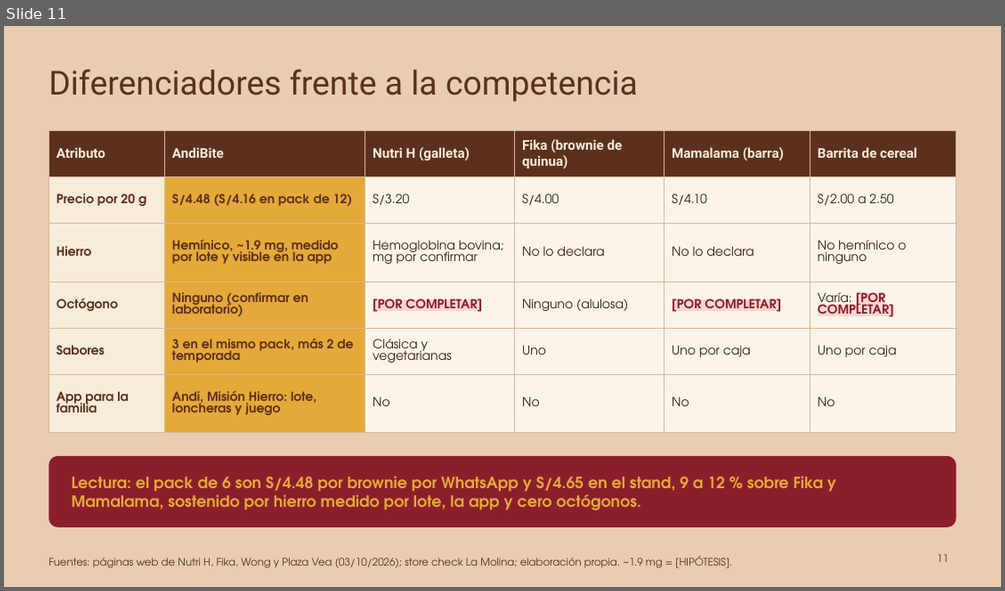
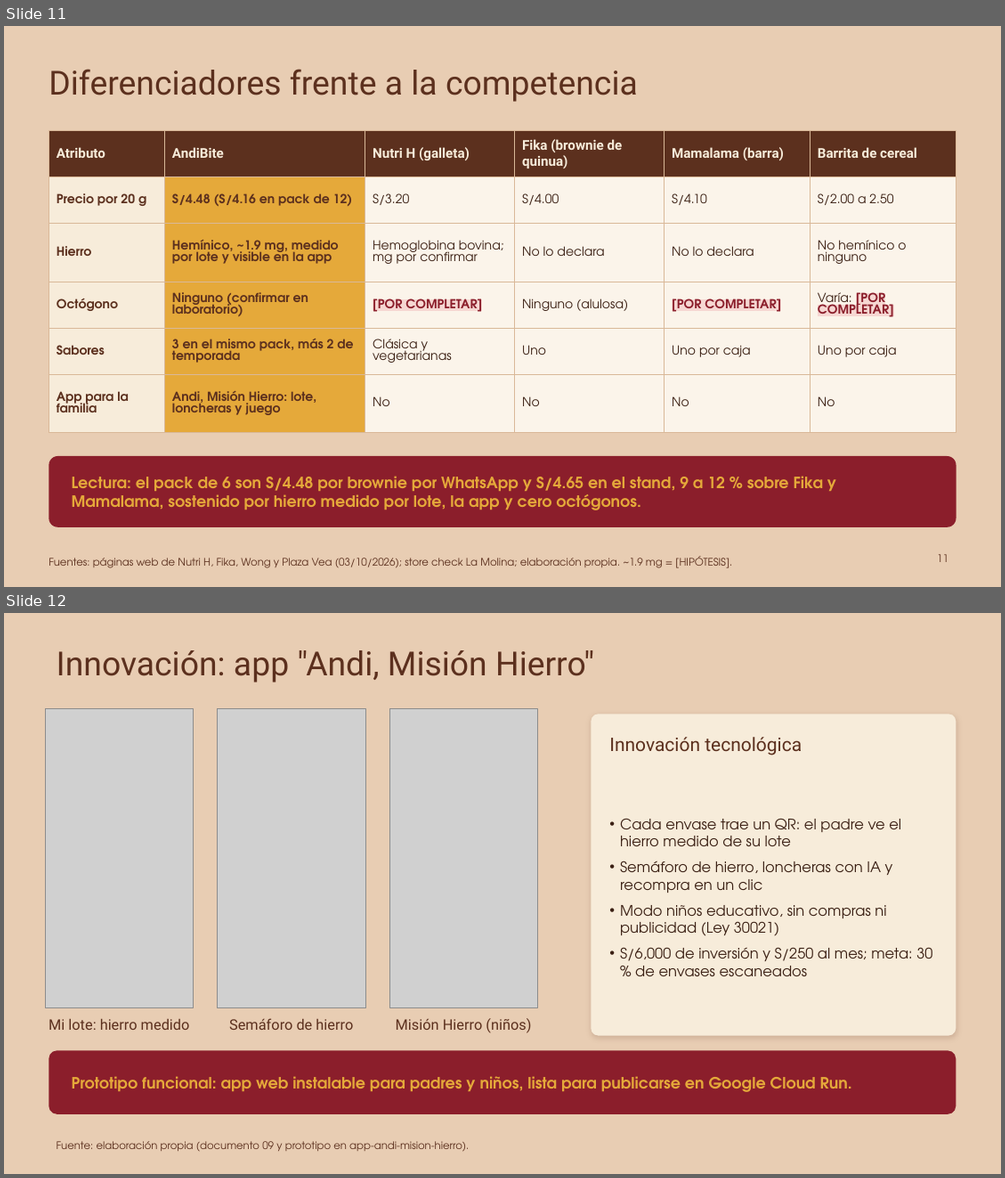
Before and after one commit to Darknow-web/Desarrollo-y-lanzamiento-de-producto-y-marca, a slide deck: 04-reformulacion/T1-presentacion-AndiBite-2-0.pptx. Shown one above the other, each under a label of ours: slide 11 before the commit, slides 11 and 12 after it. The pictures are 1005x591 and 1005x1178 pixels, drawn with LibreOffice and Linux fonts; fonts in the diff are those of the drawing; grey boxes stand for pictures. Boxes give left, top, right and bottom in pixels: in the first picture for what was removed or moved away, otherwise in the second. Text is boxed around its words. In the diff, an @@ line names an element or a change of style, - is before the commit and + after.

```diff
--- a/04-reformulacion/T1-presentacion-AndiBite-2-0.pptx
+++ b/04-reformulacion/T1-presentacion-AndiBite-2-0.pptx
@@ slide 12 added at (4,613,1001,1174), background #E8CDB3 @@
@@ title added at (57,650,594,682), 32 pt, text #5C301E @@
+Innovación: app "Andi, Misión Hierro"
@@ picture added at (45,709,194,1008) @@
@@ picture added at (217,709,365,1008) @@
@@ picture added at (389,709,537,1008) @@
@@ rounded rectangle added at (591,714,956,1036), fill #F7ECDA @@
@@ text added at (609,737,801,755), 18 pt, text #5C301E @@
+Innovación tecnológica
@@ text added at (620,818,932,976), 14 pt, text #3B2014 @@
+• Cada envase trae un QR: el padre ve el hierro medido de su lote
+• Semáforo de hierro, loncheras con IA y recompra en un clic
+• Modo niños educativo, sin compras ni publicidad (Ley 30021)
+• S/6,000 de inversión y S/250 al mes; meta: 30 % de envases escaneados
@@ text added at (48,1019,190,1030), 14 pt, text #5C301E @@
+Mi lote: hierro medido
@@ text added at (229,1018,353,1030), 14 pt, text #5C301E @@
+Semáforo de hierro
@@ text added at (396,1018,531,1033), 14 pt, text #5C301E @@
+Misión Hierro (niños)
@@ rounded rectangle added at (48,1051,956,1114), fill #8B1E2B @@
@@ text added at (72,1076,852,1092), 15 pt, text #E5A93A, bold @@
+Prototipo funcional: app web instalable para padres y niños, lista para publicarse en Google Cloud Run.
@@ text added at (57,1141,469,1151), 10 pt, text #5C301E @@
+Fuente: elaboración propia (documento 09 y prototipo en app-andi-mision-hierro).
```
Also in this commit, not shown: 1 slide changed, 14 other files.
